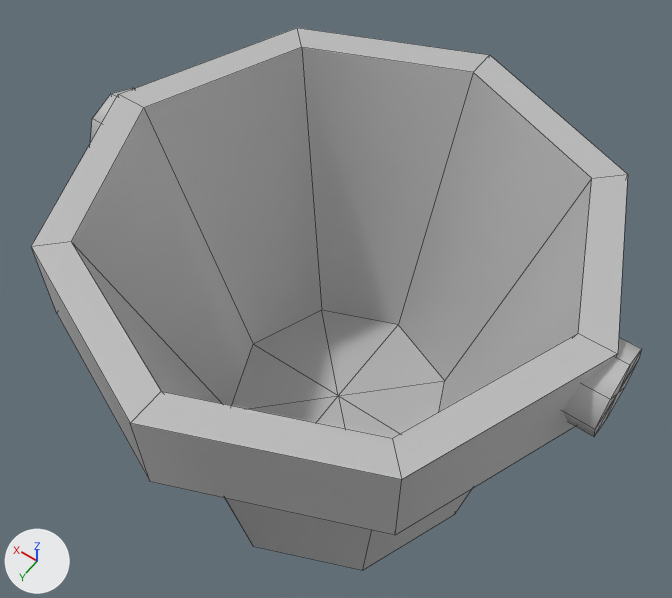
The FBX model Assets/Meshes/SM_Bucket_001.fbx, before and after one commit.
Camera for both pictures: a 50 mm lens placed at (-0.335, 0.474, 1.032), pointed at (0.025, -0.03, 0.24). Arrows for +X, +Y and +Z are at lower left; the lights stay in place. Mesh edges are drawn as thin lines. Where no turn or scale is listed for an object, it has been applied to the vertices.

Objects in the first picture: 'Bucket_001'.
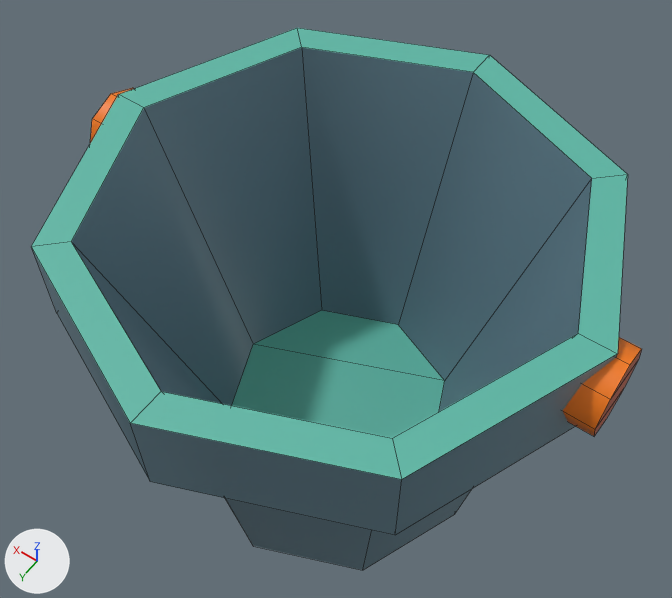
Pixel boxes [x1, y1, x2, y2] of what changed, in the pictures (672 x 598 px):
part 1 of me_mesh, cut back: [232, 310, 445, 438] in both
part 2 of me_mesh, cut back: [594, 349, 642, 436] in both
part 3 of me_mesh, recoloured: [31, 28, 642, 570] in both

What the commit changed:
Picture 'T_ColorPalette_001.png' (img_t_colorpalette_001_png) is new.
Material 'M_Palette_001' (mat_m_palette_001) is new.
Its texture is img_t_colorpalette_001_png.
me_mesh is used by ob_bucket_001; location (0.0, 0.0, 0.0).
me_mesh had 119 vertices, 112 faces and spanned x -0.284..0.284, y -0.272..0.272, z 0.0..0.42.
me_mesh now has 116 vertices, 97 faces and spans x -0.284..0.284, y -0.272..0.272, z 0.0..0.42.
Part 1, on me_mesh:
1 vertex is removed from x 0.0, y 0.0, z 0.106.
8 faces are deleted.
3 new faces join them.
Part 2, on me_mesh:
1 vertex is removed from x -0.284, y 0.0, z 0.373.
8 faces are deleted.
3 new faces join them.
me_mesh part 3: 88 faces spanning x -0.284..0.284, y -0.272..0.272, z 0.0..0.42 switch from mat_lambert1 (grey #bcbcbc) to mat_m_palette_001 (picture img_t_colorpalette_001_png).
